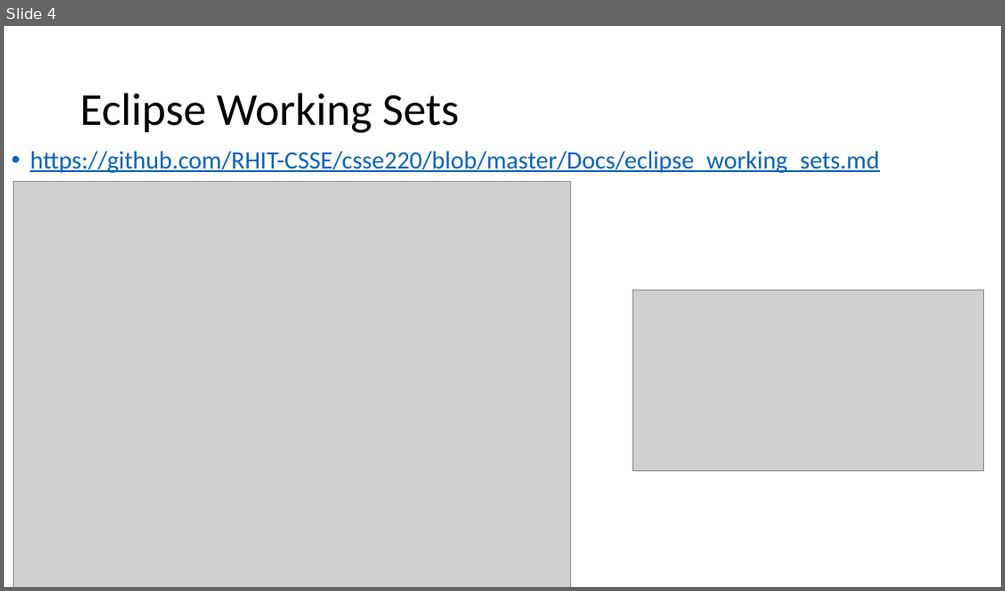
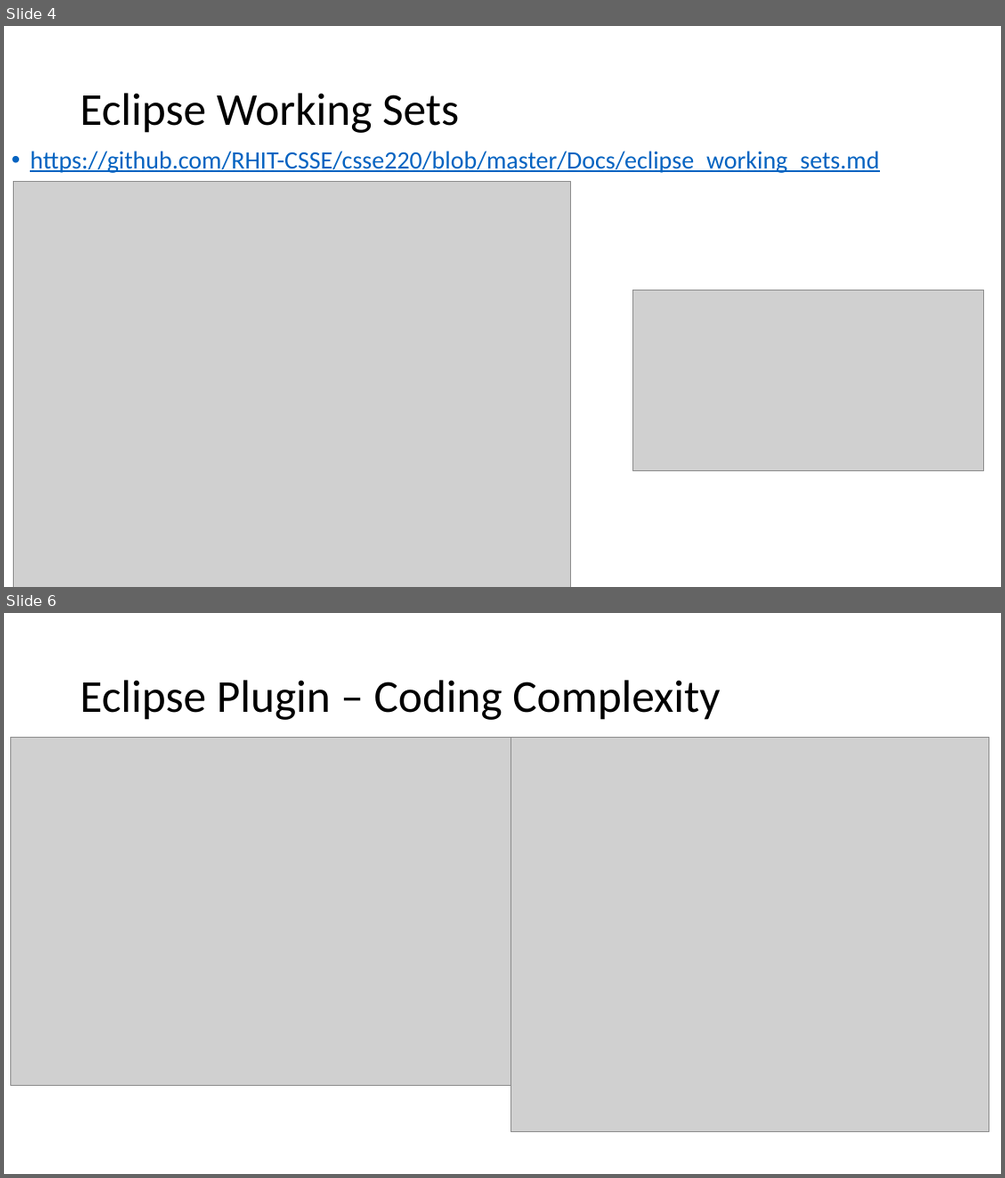
Before and after one commit to RHIT-CSSE/csse220, a slide deck: ClassMaterials/JavaIntro/Slides/Part3-SettingUpEnvironment.pptx. Shown one above the other, each under a label of ours: slide 4 before the commit, slides 4 and 6 after it; the slides between them are not shown. The pictures are 1005x591 and 1005x1178 pixels, drawn with LibreOffice and Linux fonts; fonts in the diff are those of the drawing; grey boxes stand for pictures. Boxes give left, top, right and bottom in pixels: in the first picture for what was removed or moved away, otherwise in the second. Text is boxed around its words. In the diff, an @@ line names an element or a change of style, - is before the commit and + after.

```diff
--- a/ClassMaterials/JavaIntro/Slides/Part3-SettingUpEnvironment.pptx
+++ b/ClassMaterials/JavaIntro/Slides/Part3-SettingUpEnvironment.pptx
@@ slide 6 added at (4,613,1001,1174), background #FFFFFF @@
@@ title added at (80,680,720,720), 44 pt, text #000000 @@
+Eclipse Plugin – Coding Complexity
@@ picture added at (11,737,512,1085) @@
@@ picture added at (511,737,989,1131) @@
```
Also in this commit, not shown: 2 slides changed, 2 other slides added.
